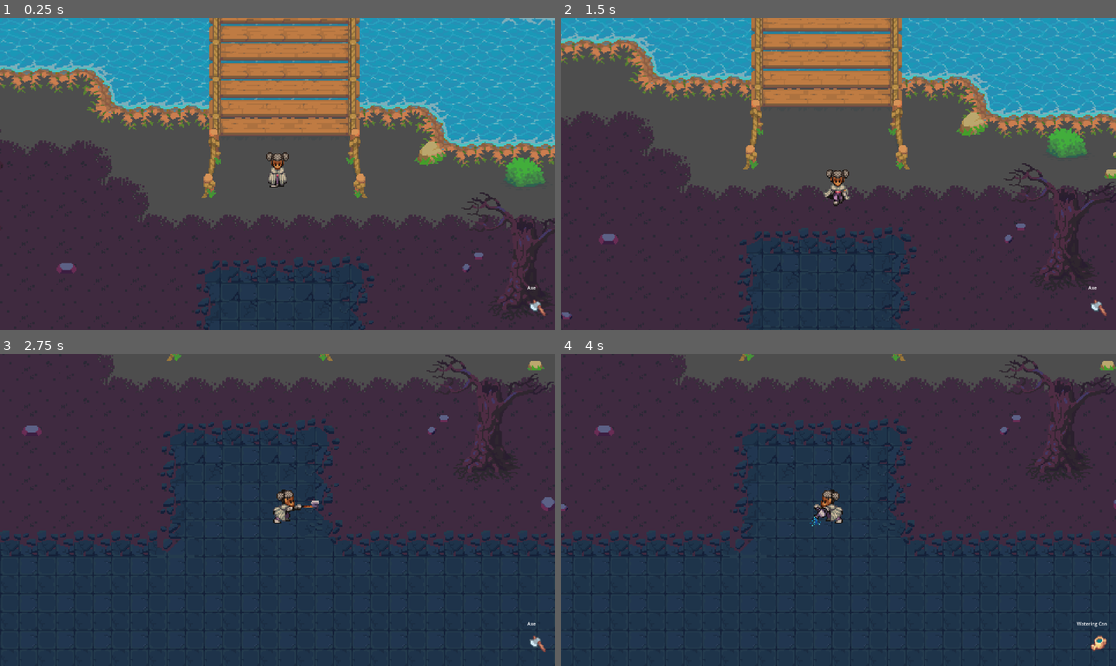
Above: before the commit, frames 1-4 (two rows, left to right).
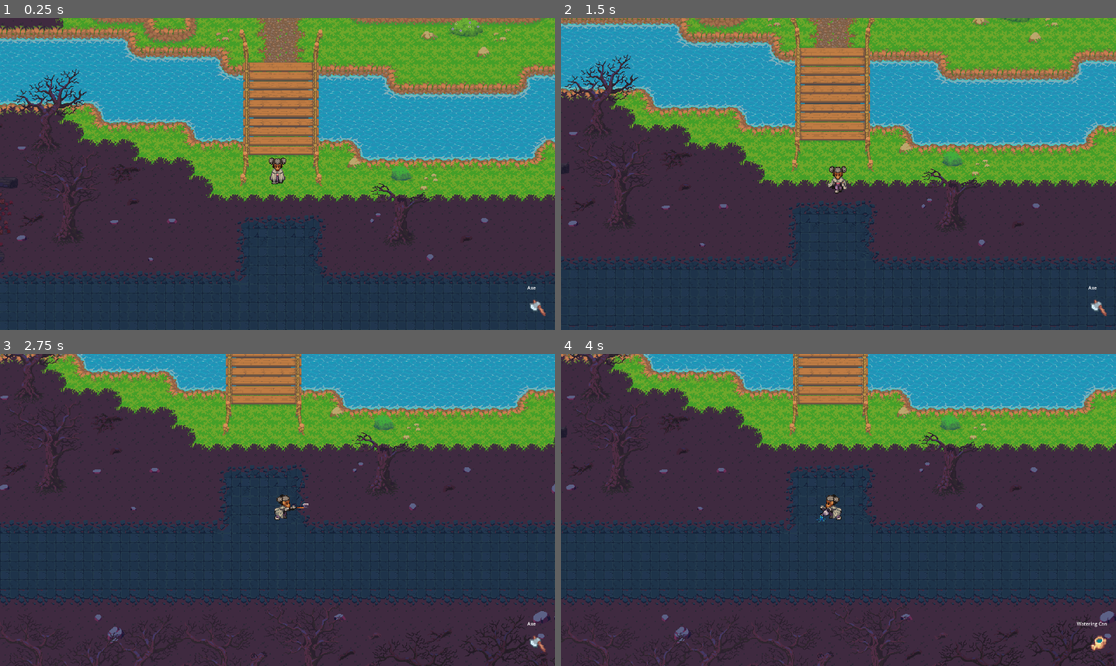
Above: after the commit, the same moments.

Repository: TheKangGaming/bloomblight
Game: Godot game, scene res://scenes/level/game.tscn
The game is run twice, just before and just after one commit, with the same random seed, the same clock (stepped at 60 frames per second) and the same inputs.
Inputs:
- Up to frame 1 (0.25 s): no input
- Up to frame 2 (1.5 s): hold D (right) 0.53-1.28 s; tap Space (action) at 0.6 s; hold S (down) from 1.28 s (still down); tap F (plant) at 1.35 s
- Up to frame 3 (2.75 s): release S (down) at 2.03 s; hold D (right) from 2.03 s (still down); tap Space (action) at 2.1 s
- Up to frame 4 (4 s): release D (right) at 2.78 s; hold E (tool_forward) 2.78-3.53 s; tap F (plant) at 2.85 s; hold A (left) from 3.53 s (still down); tap Space (action) at 3.6 s

The runs differ from the first frame. In frame 1, 64% of the frame differs, in the area x 0-100%, y 0-100%; in frame 2, 63%; in frame 3, 51%; in frame 4, 51%.
Error in both runs: Attempt to call function 'to_local' in base 'null instance' on a null instance. (res://scenes/level/game.gd:18)

Commit message:
Map Fixed

Diff:
--- a/scenes/level/game.tscn
+++ b/scenes/level/game.tscn
@@ -19,7 +19,7 @@
 metadata/_edit_vertical_guides_ = [0.0, 2560.0]
 metadata/_edit_horizontal_guides_ = [1920.0, 0.0]
 
-[node name="farmmap" parent="." unique_id=991940077 instance=ExtResource("2_3ny2s")]
+[node name="World" parent="." unique_id=1529943689 instance=ExtResource("2_3ny2s")]
 
 [node name="Objects" type="Node2D" parent="." unique_id=2062830564]
 y_sort_enabled = true
--- a/scenes/level/world.tscn
+++ b/scenes/level/world.tscn
@@ -1,5 +1,5 @@
 [gd_scene format=3 uid="uid://cp8d533rk1rnl"]
 
-[ext_resource type="PackedScene" uid="uid://3k803a1f4p7k" path="res://scenes/level/farmmap.tmx" id="1_y5wde"]
+[ext_resource type="PackedScene" uid="uid://bi5rcv355k8pf" path="res://scenes/level/farmmap.tmx" id="1_y5wde"]
 
-[node name="farmmap" unique_id=991940077 instance=ExtResource("1_y5wde")]
+[node name="World" unique_id=67579089 instance=ExtResource("1_y5wde")]
--- a/scenes/player/player.tscn
+++ b/scenes/player/player.tscn
@@ -11,7 +11,7 @@
 [ext_resource type="AudioStream" uid="uid://dff6xghytlqqh" path="res://audio/step.mp3" id="6_75vfm"]
 
 [sub_resource type="RectangleShape2D" id="RectangleShape2D_0owmy"]
-size = Vector2(18, 15)
+size = Vector2(18, 9)
 
 [sub_resource type="Animation" id="Animation_76oj4"]
 length = 0.001
@@ -1732,6 +1732,7 @@
 node_connections = [&"output", 0, &"OneShot", &"OneShot", 0, &"MoveStateMachine", &"OneShot", 1, &"ToolStateMachine"]
 
 [node name="Player" type="CharacterBody2D" unique_id=474038356 groups=["Player"]]
+scale = Vector2(1.5, 1.5)
 collision_layer = 2
 collision_mask = 5
 script = ExtResource("1_dovo2")
@@ -1764,7 +1765,7 @@
 vframes = 16
 
 [node name="CollisionShape2D" type="CollisionShape2D" parent="." unique_id=202345101]
-position = Vector2(0, 5.5)
+position = Vector2(0, 8.5)
 shape = SubResource("RectangleShape2D_0owmy")
 
 [node name="AnimationPlayer" type="AnimationPlayer" parent="." unique_id=1435698803]
@@ -1783,6 +1784,7 @@
 parameters/OneShot/request = 0
 
 [node name="Camera2D" type="Camera2D" parent="." unique_id=376643448]
+zoom = Vector2(0.5, 0.5)
 process_callback = 0
 limit_left = 0
 limit_top = 0
@@ -1804,6 +1806,7 @@
 
 [node name="Steps" type="AudioStreamPlayer2D" parent="Sounds" unique_id=1917523902]
 stream = ExtResource("6_75vfm")
+max_distance = 4096.0
 
 [node name="StepsTimer" type="Timer" parent="Sounds" unique_id=1017426240]
 wait_time = 0.4
Not shown, changed: scenes/level/Tilesets/Atlas-Props-sheet3.tsx
Not shown, changed: scenes/level/Tilesets/Tileset - wall1.tsx
Not shown, changed: scenes/level/Tilesets/Tileset-Terrain-new grass - transparency.tsx
Not shown, changed: scenes/level/Tilesets/Tileset-Terrain-new grass.tsx
Not shown, changed: scenes/level/farmmap.tmx
